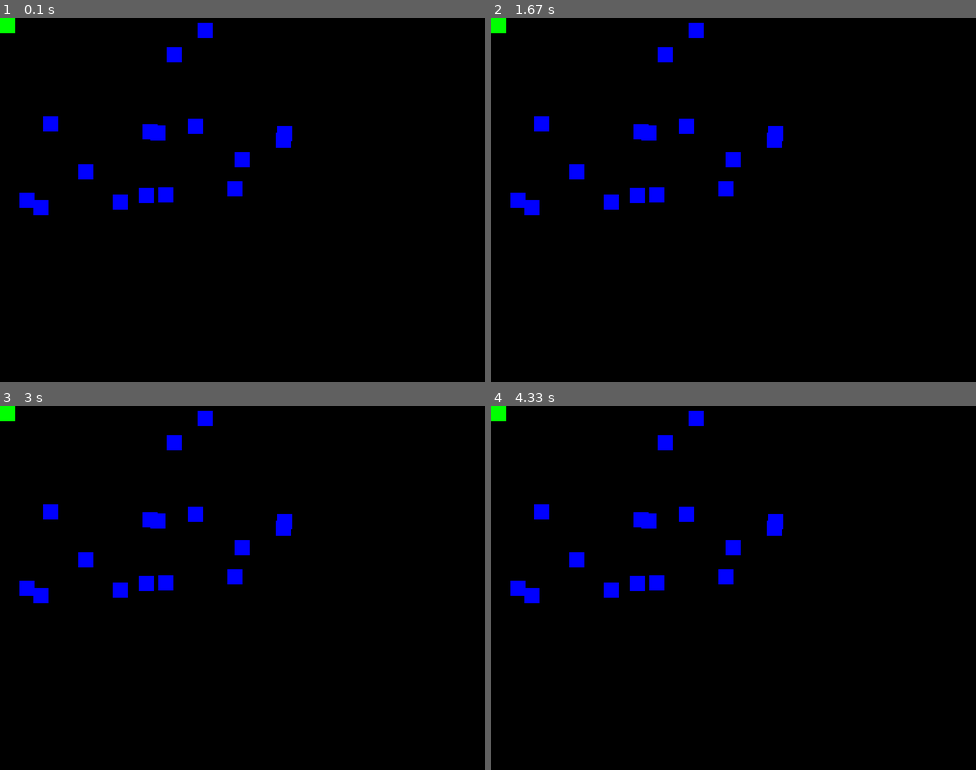
Above: before the commit, frames 1-4 (two rows, left to right).
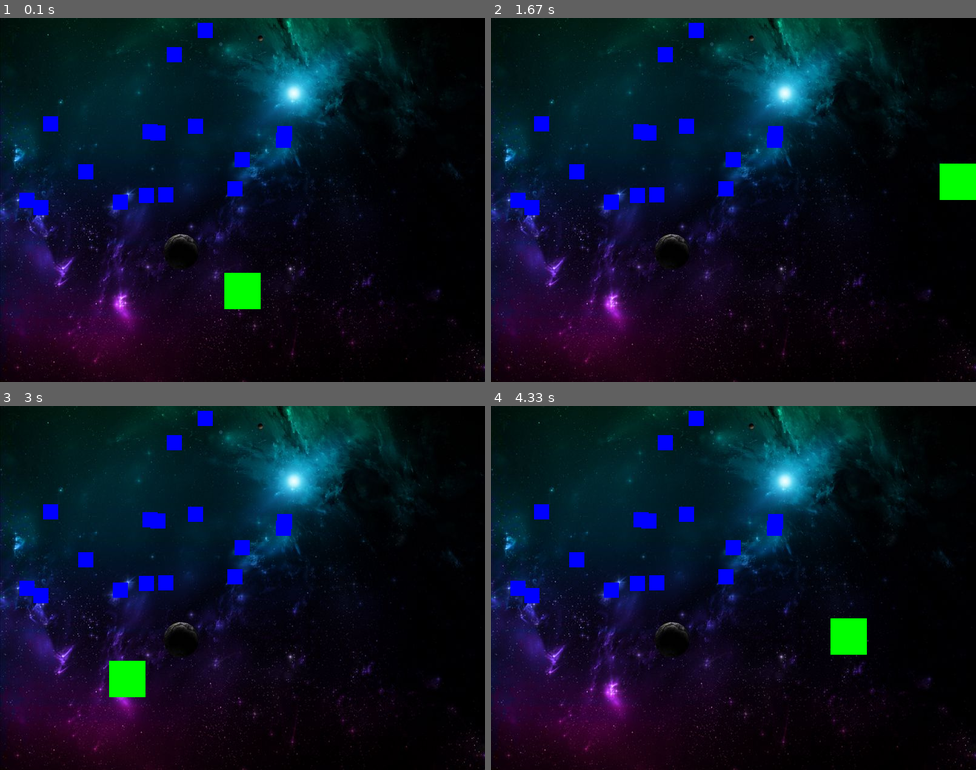
Above: after the commit, the same moments.

Repository: AndrewFagan04/CS_370_AwexomeCross
Game: pygame game, started from NOTWORKcollisionWASD.py
Two runs of this game, one before a commit and one after it. Both use one fixed random seed, a clock stepped at 60 frames per second and the inputs below.
Inputs:
- Up to frame 1 (0.1 s): no input
- Up to frame 2 (1.67 s): hold D 0.33-0.8 s; hold W 0.83-1.13 s; hold D 1.17-1.63 s
- Up to frame 3 (3 s): hold A 1.67-2.2 s; hold S 2.23-2.53 s; hold A 2.57-2.97 s
- Up to frame 4 (4.33 s): hold W 3-3.37 s; hold D 3.4-4.03 s; hold S from 4.07 s (still down)

The runs differ from the first frame. In frame 1, 54% of the frame differs, in the area x 0-100%, y 0-100%; in frame 2, 54%; in frame 3, 54%; in frame 4, 54%.

Commit message:
fix to move

Diff:
--- a/NOTWORKcollisionWASD.py
+++ b/NOTWORKcollisionWASD.py
@@ -1,23 +1,29 @@
+"""Module providing a function printing python version."""
 import pygame
 import sys
 import random
 
 pygame.init()
 
-#Setting the window name, size, and color
 WIDTH = 800
 LENGTH = 600
-pygame.display.set_caption("Collision w/ wasd")
+
 window = pygame.display.set_mode([WIDTH, LENGTH])
-background = (0,0,0)
+background = pygame.image.load("spacee.jpg") # put stars image here
+
+fps = 60
+timer = pygame.time.Clock()
 
 
-#
-fps = 60
-timer = pygame.time.Clock()
-speed = 5
+#character circle and speed
+character_radius = 30
 character_x = WIDTH // 2
-character_y = LENGTH // 2
+character_y = 450
+speed = 10
+
+#for background start
+x = 0
+y = 0
 
 #Makes random rectangles to collide with
 obstacles = []
@@ -25,7 +31,7 @@
   obstacle_rect = pygame.Rect(random.randint(0, 500), random.randint(0, 300), 25, 25)
   obstacles.append(obstacle_rect)
 
-#define colours for random rectangles
+  #define colours for random rectangles
 GREEN = (0, 255, 0)
 RED = (255, 0, 0)
 BLUE = (0, 0, 255)
@@ -33,8 +39,40 @@
 running = True
 while running:
     timer.tick(fps)
-    window.fill(background)
-    character = pygame.Rect(0, 0, 25, 25)
+
+    #scrolling background
+
+    #y += 3 #how fast it scrolls
+
+    #if y == LENGTH:
+    #    y = 0
+    window.blit(background, (x, y))
+    #window.blit(background, (x, y - LENGTH))
+
+    #character circle (change to sprite later)
+    character = pygame.draw.circle(window, [255,0,0], [character_x,character_y], character_radius, 0 )
+
+    for event in pygame.event.get():
+        if event.type == pygame.QUIT:
+            pygame.quit()
+            sys.exit()
+
+    #moving side to side
+    keys = pygame.key.get_pressed()
+    if keys[pygame.K_w]:
+        character_y -= speed
+    if keys[pygame.K_a]:
+        character_x -= speed
+    if keys[pygame.K_s]:
+        character_y += speed
+    if keys[pygame.K_d]:
+        character_x += speed
+
+    #borders so character doesn't move out of the screen
+    if character_x < WIDTH - WIDTH + character_radius:
+        character_x = WIDTH - WIDTH + character_radius
+    if character_x > WIDTH - character_radius:
+        character_x = WIDTH - character_radius
 
     #check collision and change colour
     col = GREEN
@@ -48,23 +86,4 @@
         pygame.draw.rect(window, BLUE, obstacle)
 
 
-    #
-    for event in pygame.event.get():
-        if event.type == pygame.QUIT:
-            pygame.quit()
-            sys.exit()
-
-    #Controlling character with wasd
-    keys = pygame.key.get_pressed()
-    if keys[pygame.K_w]:
-        character_y -= speed
-    if keys[pygame.K_a]:
-        character_x -= speed
-    if keys[pygame.K_s]:
-        character_y += speed
-    if keys[pygame.K_d]:
-        character_x += speed
-
     pygame.display.flip()
-
-pygame.quit()
